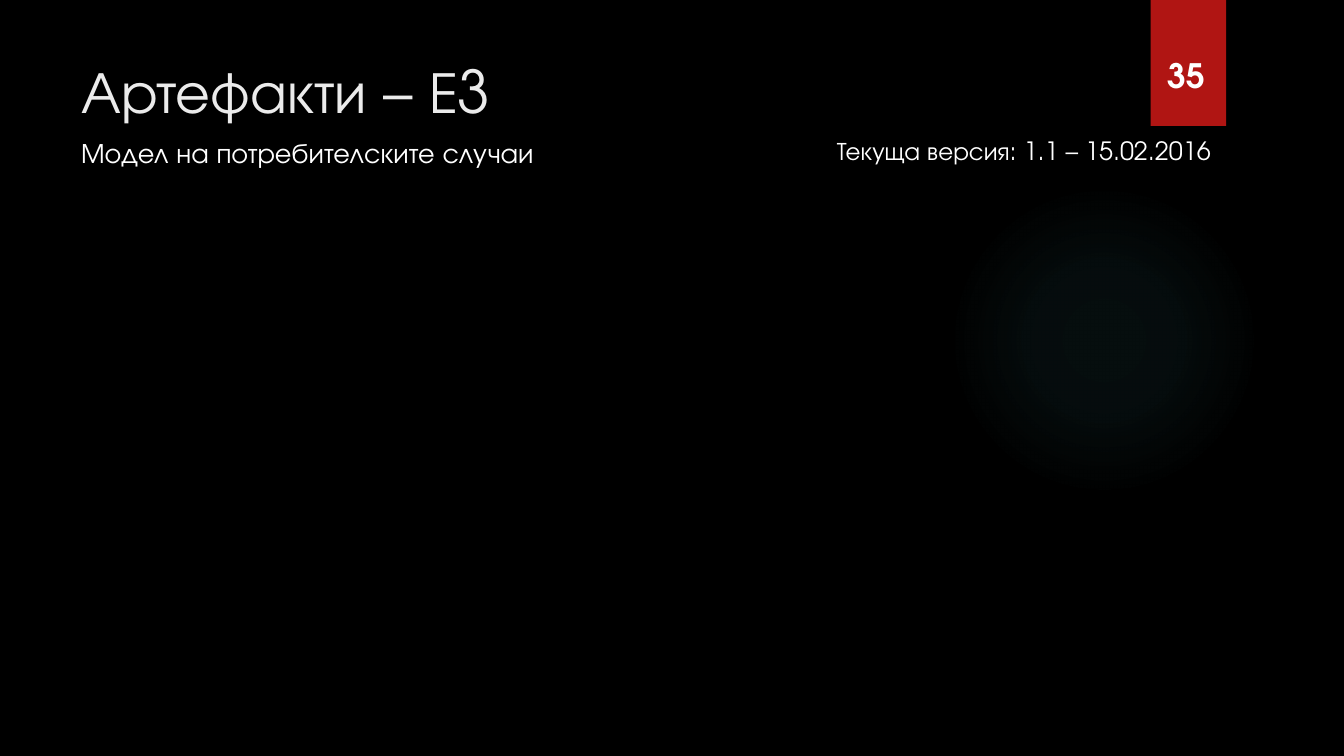
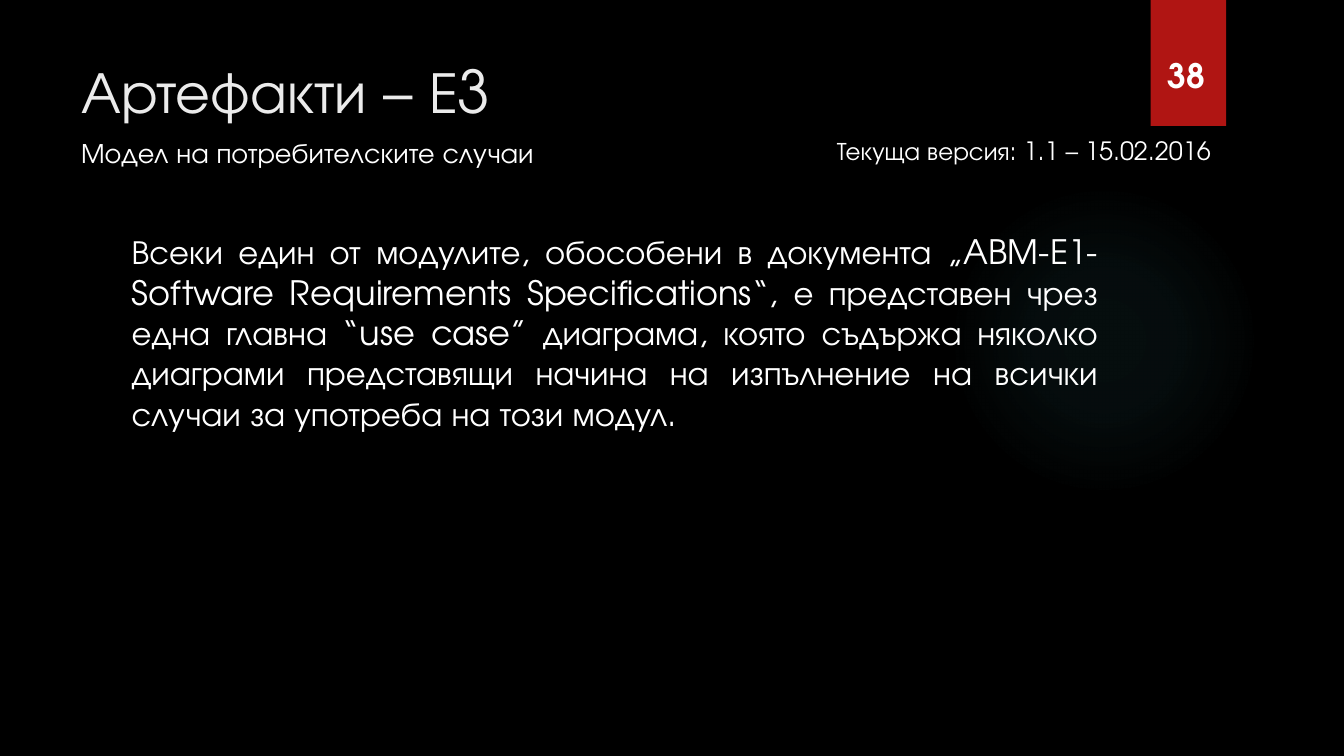
Before and after one commit to fahmiprasetya/PSS, a slide deck: slide 39 of I1/Current_Working_Directory/PSS ZA6TITA/ABM Presentation.pptx (slide 38 before the commit). Drawn at 1344x756 pixels with LibreOffice and Linux fonts; fonts in the diff are those of the drawing; background and template pictures are left out. Boxes give left, top, right and bottom in pixels: in the first picture for what was removed or moved away, otherwise in the second. Text is boxed around its words. In the diff, an @@ line names an element or a change of style, - is before the commit and + after.

```diff
--- a/I1/Current_Working_Directory/PSS ZA6TITA/ABM Presentation.pptx
+++ b/I1/Current_Working_Directory/PSS ZA6TITA/ABM Presentation.pptx
@@ text at [1168,62,1206,89]: text changed @@
-35
+38
@@ text added at [132,239,1098,432], 24 pt, text #FFFFFF @@
+Всеки един от модулите, обособени в документа „ABM-E1-Software Requirements Specifications“, е представен чрез една главна “use case” диаграма, която съдържа няколко диаграми представящи начина на изпълнение на всички случаи за употреба на този модул.
```
Also in this commit, not shown: 8 other slides changed, 6 slides added.
